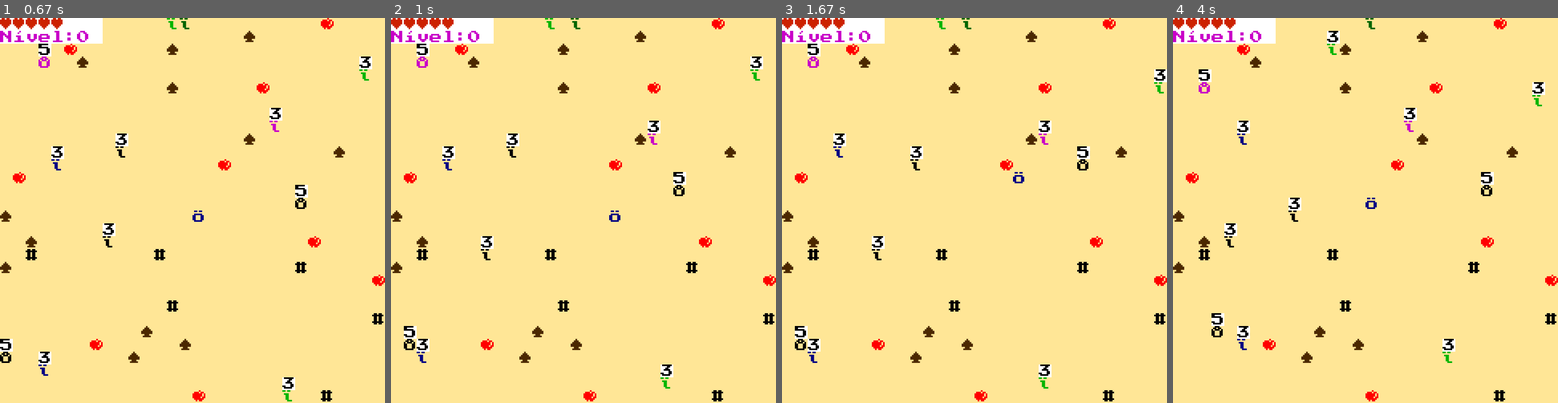
Above: before the commit, frames 1-4 (left to right).
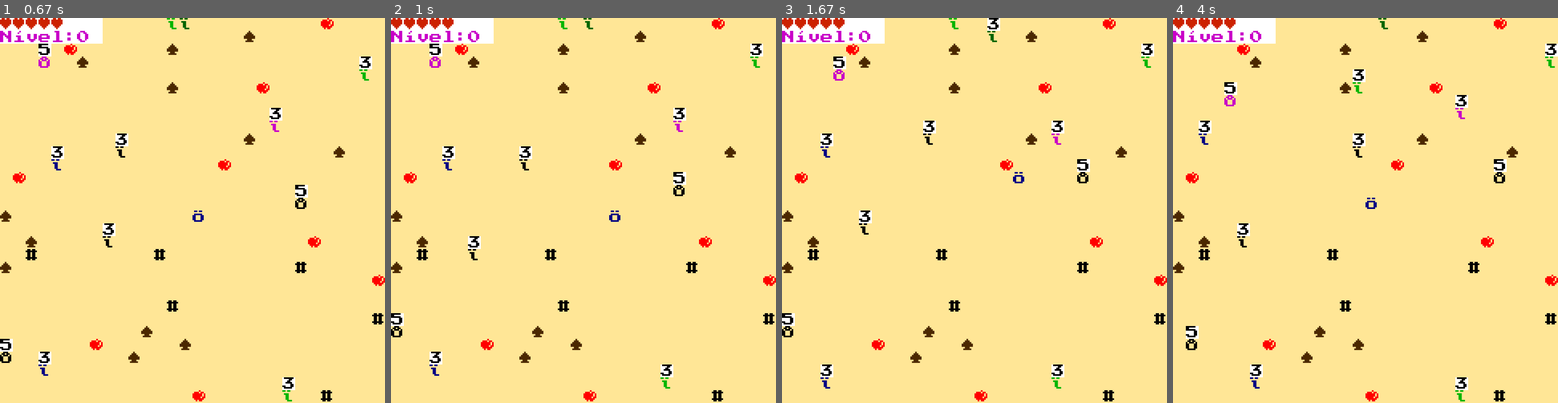
Above: after the commit, the same moments.

Repository: EuMiguelll/Projeto-Python-Individual-EuMiguel
Game: pygame game, started from codigo/jogo.py
Two runs of this game, one before a commit and one after it. Both use one fixed random seed, a clock stepped at 60 frames per second and the inputs below.
Inputs:
- Up to frame 1 (0.67 s): tap Enter at 0.33 s
- Up to frame 2 (1 s): hold Right from 0.67 s (still down)
- Up to frame 3 (1.67 s): release Right at 1.13 s; hold Up from 1.17 s (still down)
- Up to frame 4 (4 s): release Up at 1.72 s; hold Right 1.75-2.27 s; tap I at 1.9, 3.52 s; hold Left 2.3-2.83 s; hold Down 2.87-3.33 s; hold Left 3.37-3.88 s; hold Up from 3.92 s (still down)

Frame 1 is identical in both runs. In frame 2, 2.2% of the frame differs, in the area x 0-97%, y 0-93%; in frame 3, 3.2%; in frame 4, 3.4%, in the area x 3-100%, y 0-100%.

Commit message:
Arruma colisao dos monstros com objetos do mapa, MONSTRAO tem 1/3 de chance de se mover e monstros normais 50%

Diff:
--- a/codigo/tela_jogo.py
+++ b/codigo/tela_jogo.py
@@ -87,60 +87,86 @@
         estado["pos_jogador"][1]+=1
         moveu = "baixo"
 
-#monstro escolhe localizacao aleatoriamente para se mover, sem sair do mapa
+
+    #atualiza posicao dos itens abaixo para que os monstros nao colidam com eles
+    tipos = [MAÇA, ESPINHO, PAREDE]
+    pos_ocupadas = []
+    for objeto in estado["objetos"]:
+        if objeto["tipo"] in tipos:
+            pos_ocupadas.append(objeto["posicao"])
+
+    #monstro escolhe localizacao aleatoriamente para se mover, sem sair do mapa
     for objeto in estado["objetos"]:
         if objeto["tipo"] == MONSTRO or objeto["tipo"] == MONSTRAO:
             escolha_aleatória = randint(1,8)
 
-            #1/3 de chance do monstro escolher mexer
-            vou_mexer = choice([1,2,3])
+            #50% de chance do monstro escolher mexer
+            vou_mexer = choice([0,1])
+
+            #1/3 de chance do MONSTRAO escolher se mexer
+            if objeto["tipo"] == MONSTRAO:
+                vou_mexer = choice([0,1,2])
 
             #se ele escolher mexer, ele sorteia uma direcao em volta dele e se mexe, ele lembra pra onde se mexeu no estado["moveu_para"]
-            if vou_mexer == 2:
+            if vou_mexer == 1:
                 if escolha_aleatória == 1:
-                    if objeto["posicao"][0] > 0 and objeto["posicao"][1]  >0 and [objeto["posicao"][0]-1,objeto["posicao"][1]-1] not in posicoes_ocupadas2:
+                    if objeto["posicao"][0] > 0 and objeto["posicao"][1] >0:
                         objeto["posicao"][0] -=1
                         objeto["posicao"][1] -=1
                         objeto["moveu_para"] = "cima_esquerda"
-                        posicoes_ocupadas2.append([objeto["posicao"][0],objeto["posicao"][1]])
                 elif escolha_aleatória == 2:
-                    if objeto["posicao"][1] > 0 and [objeto["posicao"][0],objeto["posicao"][1]-1] not in posicoes_ocupadas2:
+                    if objeto["posicao"][1] > 0:
                         objeto["posicao"][1] -=1
                         objeto["moveu_para"] = "cima"
-                        posicoes_ocupadas2.append([objeto["posicao"][0],objeto["posicao"][1]])
-                elif escolha_aleatória == 3:
-                    if objeto["posicao"][0] < 29 and objeto["posicao"][1]  >0 and [objeto["posicao"][0]+1,objeto["posicao"][1]-1] not in posicoes_ocupadas2:
+                elif escolha_aleatória ==3:
+                    if objeto["posicao"][0] <29 and objeto["posicao"][1]  >0:
                         objeto["posicao"][0] +=1
                         objeto["posicao"][1] -=1
                         objeto["moveu_para"] = "cima_direita"
-                        posicoes_ocupadas2.append([objeto["posicao"][0],objeto["posicao"][1]])
                 elif escolha_aleatória == 4:
-                    if objeto["posicao"][0] < 29 and [objeto["posicao"][0]+1,objeto["posicao"][1]] not in posicoes_ocupadas2:
+                    if objeto["posicao"][0] <29:
                         objeto["posicao"][0] +=1
                         objeto["moveu_para"] = "direita"
-                        posicoes_ocupadas2.append([objeto["posicao"][0],objeto["posicao"][1]])
                 elif escolha_aleatória == 5:
-                    if objeto["posicao"][0] < 29 and objeto["posicao"][1] < 29 and [objeto["posicao"][0]+1,objeto["posicao"][1]+1] not in posicoes_ocupadas2:
+                    if objeto["posicao"][0] <29 and objeto["posicao"][1] <29:
                         objeto["posicao"][0] +=1
                         objeto["posicao"][1] +=1
                         objeto["moveu_para"] = "baixo_direita"
-                        posicoes_ocupadas2.append([objeto["posicao"][0],objeto["posicao"][1]])
                 elif escolha_aleatória == 6:
-                    if objeto["posicao"][1] < 29 and [objeto["posicao"][0],objeto["posicao"][1]+1] not in posicoes_ocupadas2:
+                    if objeto["posicao"][1] <29:
                         objeto["posicao"][1] +=1
                         objeto["moveu_para"] = "baixo"
-                        posicoes_ocupadas2.append([objeto["posicao"][0],objeto["posicao"][1]])
                 elif escolha_aleatória == 7:
-                    if objeto["posicao"][0] > 0 and objeto["posicao"][1] < 29 and [objeto["posicao"][0]-1,objeto["posicao"][1]+1] not in posicoes_ocupadas2:
+                    if objeto["posicao"][0] >0 and objeto["posicao"][1] <29:
                         objeto["posicao"][0] -=1
                         objeto["posicao"][1] +=1
                         objeto["moveu_para"] = "baixo_esquerda"
-                        posicoes_ocupadas2.append([objeto["posicao"][0],objeto["posicao"][1]])
                 elif escolha_aleatória == 8:
-                    if objeto["posicao"][0] > 0 and [objeto["posicao"][0]-1,objeto["posicao"][1]] not in posicoes_ocupadas2:
+                    if objeto["posicao"][0] >0:
                         objeto["posicao"][0] -=1
                         objeto["moveu_para"] = "esquerda"
-                        posicoes_ocupadas2.append([objeto["posicao"][0],objeto["posicao"][1]])
+            #checa se o monstro ta em uma posicao ocupada e volta ele caso ele esteja
+            if objeto["posicao"] in pos_ocupadas:
+                if objeto["moveu_para"] == "cima_esquerda":
+                    objeto["posicao"][0] +=1
+                    objeto["posicao"][1] +=1
+                elif objeto["moveu_para"] == "cima":
+                    objeto["posicao"][1] +=1
+                elif objeto["moveu_para"] == "cima_direita":
+                    objeto["posicao"][0] -=1
+                    objeto["posicao"][1] +=1
+                elif objeto["moveu_para"] == "direita":
+                    objeto["posicao"][0] -=1
+                elif objeto["moveu_para"] == "baixo_direita":
+                    objeto["posicao"][0] -=1
+                    objeto["posicao"][1] -=1
+                elif objeto["moveu_para"] == "baixo":
+                    objeto["posicao"][1] -=1
+                elif objeto["moveu_para"] == "baixo_esquerda":
+                    objeto["posicao"][0] +=1
+                    objeto["posicao"][1] -=1
+                elif objeto["moveu_para"] == "esquerda":
+                    objeto["posicao"][0] +=1
 
     #checa se o jogador está tocando em um espinho ou coracao ou parede
     for objeto in estado["objetos"]:
@@ -199,38 +225,13 @@
                             estado["barra_xp"] += 100 + 50*estado["nivel"]
                         estado["nivel"] = estado["barra_xp"]//100
 
-            #checa se o monstro ta em uma posicao ocupada e volta ele caso ele esteja
-            if objeto["posicao"] in estado["posicoes_ocupadas"]:
-                if objeto["moveu_para"] == "cima_esquerda":
-                    objeto["posicao"][0] +=1
-                    objeto["posicao"][1] +=1
-                elif objeto["moveu_para"] == "cima":
-                    objeto["posicao"][1] +=1
-                elif objeto["moveu_para"] == "cima_direita":
-                    objeto["posicao"][0] -=1
-                    objeto["posicao"][1] +=1
-                elif objeto["moveu_para"] == "direita":
-                    objeto["posicao"][0] -=1
-                elif objeto["moveu_para"] == "baixo_direita":
-                    objeto["posicao"][0] -=1
-                    objeto["posicao"][1] -=1
-                elif objeto["moveu_para"] == "baixo":
-                    objeto["posicao"][1] -=1
-                elif objeto["moveu_para"] == "baixo_esquerda":
-                    objeto["posicao"][0] +=1
-                    objeto["posicao"][1] -=1
-                elif objeto["moveu_para"] == "esquerda":
-                    objeto["posicao"][0] +=1
-
-
-
     nao_andar_hud = []
 
     for y in range(0,2):
         for x in range(0,8):
             nao_andar_hud.append([x,y])
 
-    #não deixa o jogador andar na hud
+    #não deixa o jogador nem inimigos andarem na hud
     for item in nao_andar_hud:
         if estado["pos_jogador"] in nao_andar_hud:
             if moveu == "direita":
@@ -242,6 +243,31 @@
             elif moveu == "baixo":
                 estado["pos_jogador"][1]-=1
 
+        for objeto in estado["objetos"]:
+            if objeto["tipo"] == MONSTRO or objeto["tipo"] == MONSTRAO:
+                if objeto["posicao"] in nao_andar_hud:
+                    if objeto["moveu_para"] == "cima_esquerda":
+                        objeto["posicao"][0] +=1
+                        objeto["posicao"][1] +=1
+                    elif objeto["moveu_para"] == "cima":
+                        objeto["posicao"][1] +=1
+                    elif objeto["moveu_para"] == "cima_direita":
+                        objeto["posicao"][0] -=1
+                        objeto["posicao"][1] +=1
+                    elif objeto["moveu_para"] == "direita":
+                        objeto["posicao"][0] -=1
+                    elif objeto["moveu_para"] == "baixo_direita":
+                        objeto["posicao"][0] -=1
+                        objeto["posicao"][1] -=1
+                    elif objeto["moveu_para"] == "baixo":
+                        objeto["posicao"][1] -=1
+                    elif objeto["moveu_para"] == "baixo_esquerda":
+                        objeto["posicao"][0] +=1
+                        objeto["posicao"][1] -=1
+                    elif objeto["moveu_para"] == "esquerda":
+                        objeto["posicao"][0] +=1
+
+
     #fecha o jogo se perder as vidas
     if estado["vidas"] == 0:
         estado["tela_atual"] = SAIR
